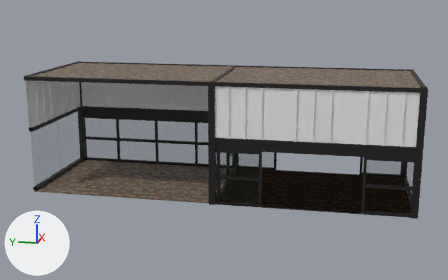
One commit to the Blender file supermarket_models.blend: the scene before it, then after it.
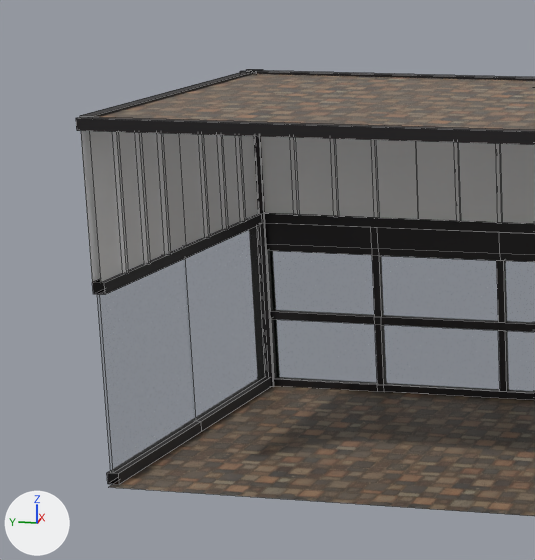
There are two pictures of each version: one whole from a 50 mm camera at (-46.8, -2.3, 16.3) aimed at (2.5, 7.6, 3.9), one close up on the part from 0% to 37% of the width and 14% to 77% of the height. The lights are fixed; the arrows at lower left show +X, +Y and +Z. The close-ups show mesh edges as thin lines. The same objects are shown in both versions, whatever each file hides.

The older version as bpy lines, for what is in view:
```python
me_plane_006 = bpy.data.meshes.new('Plane.006')
me_plane_006.from_pydata(...)  # 1802 vertices, 1541 faces; spans x -2.5..8.0, y -7.8..22.8, z 0.0..9.5
# faces by material slot: [1116, 37, 381, 7]
me_plane_006.materials.append(mat_black_satin_metal)  # black #130f12
me_plane_006.materials.append(mat_glass)  # dark green #0b2f1c
me_plane_006.materials.append(mat_bricks)  # its picture is missing
me_plane_006.materials.append(mat_aisle_floor)  # picture img_patterned_paving_02_diff_1k_jpg
ob_entrance = bpy.data.objects.new('Entrance', me_plane_006)
ob_entrance.location = (0.0, 0.0, 0.0)
```
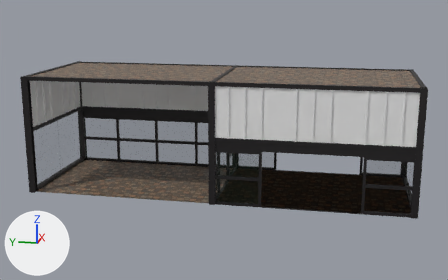
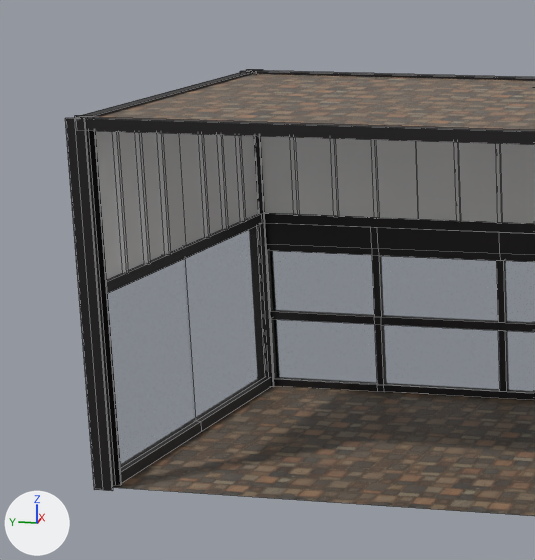
Where the change shows, as pixel boxes (x1, y1, x2, y2) in the close-ups (535 x 560 px):
'Entrance', reshaped
    before: (76, 69, 535, 516)
    after: (65, 69, 535, 516)
part 1 of me_plane_006, added (black)
    after: (65, 115, 122, 491)

What the commit changed:
me_plane_006 has 1802 vertices, 1541 faces and spans x -2.5..8.0, y -7.8..22.8, z 0.0..9.5.
me_plane_006 is used by ob_entrance; location (0.0, 0.0, 0.0).
me_plane_006 part 1: the loose piece of 42 vertices spanning x 7.5..8.0, y 22.2..22.8, z 0.0..9.5 is copied, and the copy is moved by (-10.0, 0.0, 0.0); it spans x -2.5..-2.0, y 22.3..22.8, z 0.0..9.5.
